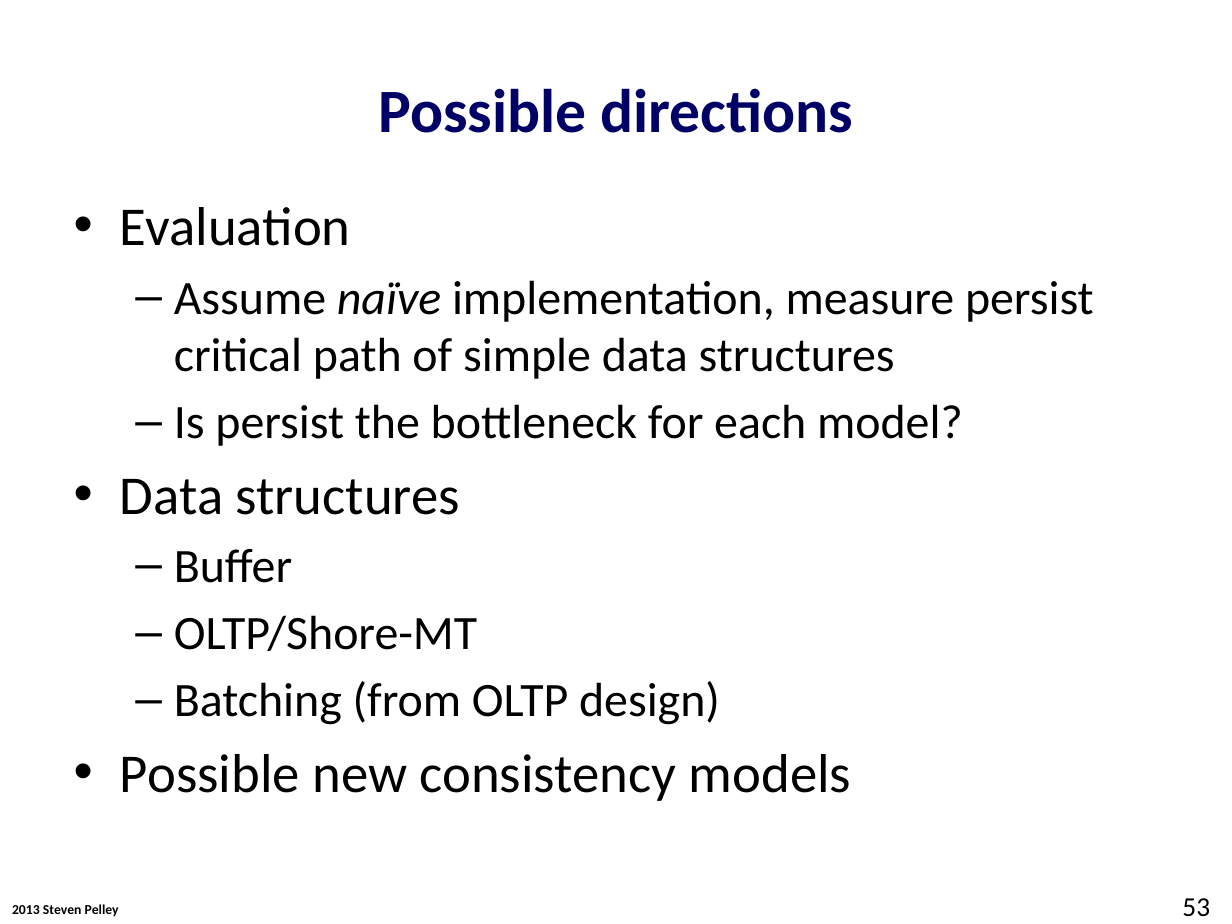
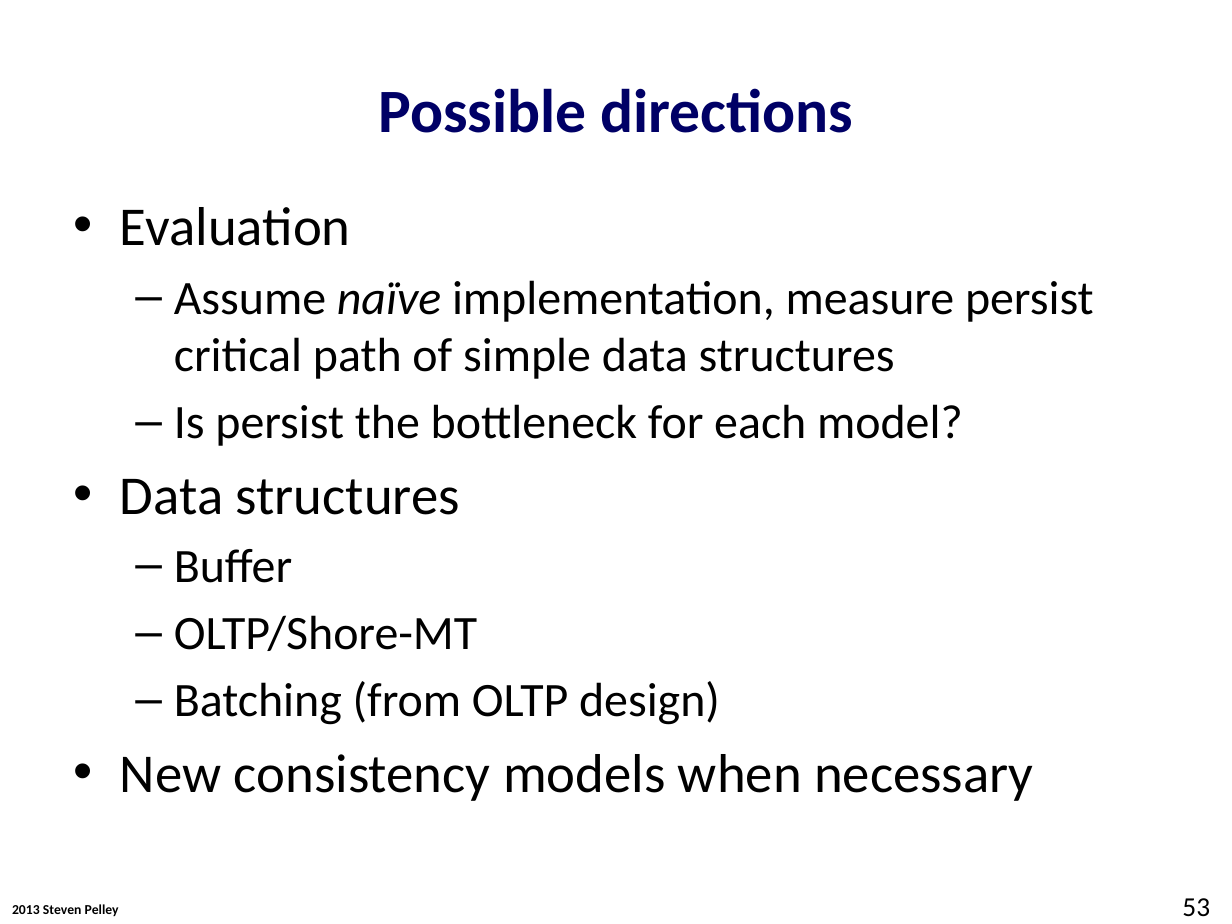
Before and after one commit to Abulila/dissertation, a slide deck: slide 53 of proposal/proposal.pptx. Drawn at 1232x924 pixels with LibreOffice and Linux fonts; fonts in the diff are those of the drawing; background and template pictures are left out. Boxes give left, top, right and bottom in pixels: in the first picture for what was removed or moved away, otherwise in the second. Text is boxed around its words. In the diff, an @@ line names an element or a change of style, - is before the commit and + after.

```diff
--- a/proposal/proposal.pptx
+++ b/proposal/proposal.pptx
@@ text at (x1=120, y1=754, x2=1033, y2=801): text changed @@
-• Possible new consistency models
+• New consistency models when necessary
```
Also in this commit, not shown: 8 other slides changed.
